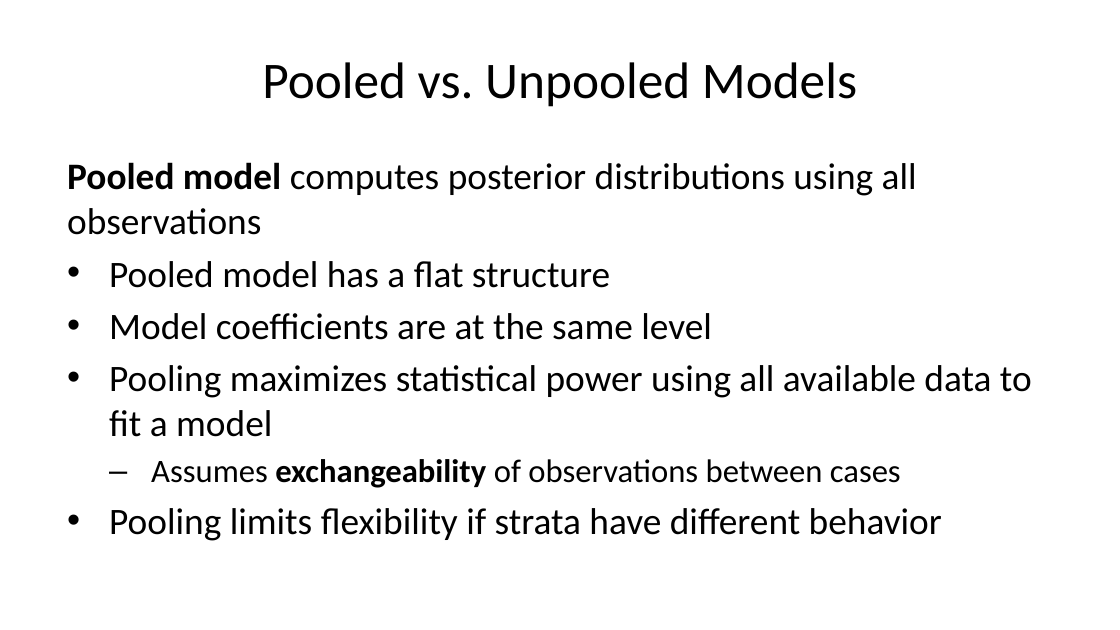
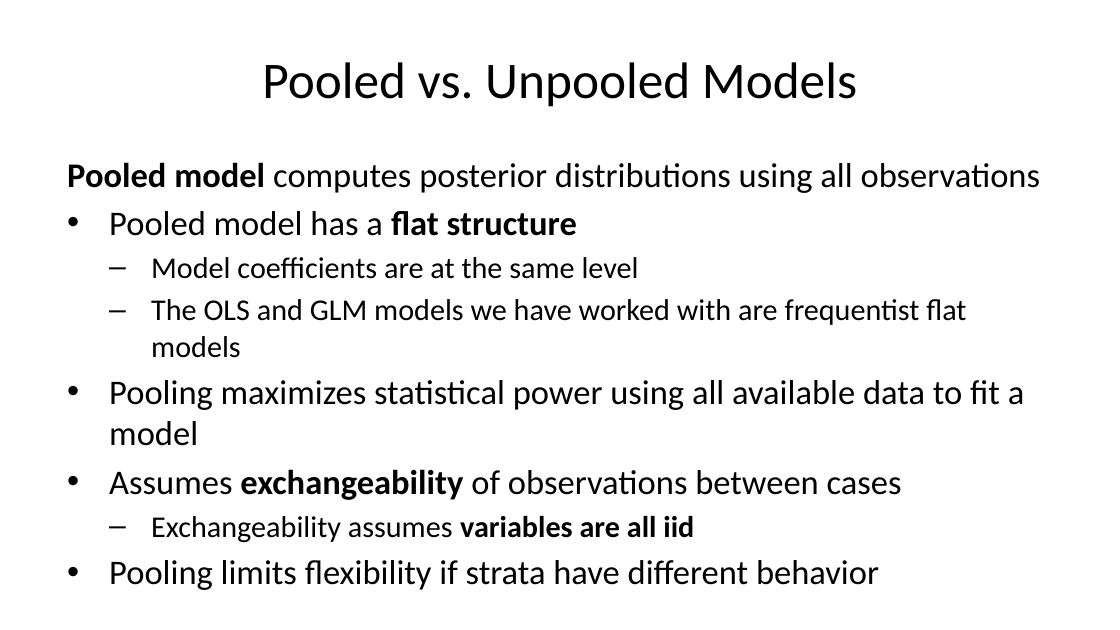
Before and after one commit to StephenElston/CSCI-E-83, a slide deck: slide 4 of LectureSlides/14_HierarchicalBayesModels.pptx. Drawn at 1120x630 pixels with LibreOffice and Linux fonts; fonts in the diff are those of the drawing. Boxes give left, top, right and bottom in pixels: in the first picture for what was removed or moved away, otherwise in the second. Text is boxed around its words. In the diff, an @@ line names an element or a change of style, - is before the commit and + after.

Commit message:
Updated content, corrected slides, fixed typos and animmations

```diff
--- a/LectureSlides/14_HierarchicalBayesModels.pptx
+++ b/LectureSlides/14_HierarchicalBayesModels.pptx
@@ text at (67,162,1041,590): size 24 to 22.2 pt in "Pooled model computes posterior distributions using all ...", "Pooled model has a flat structure", "Pooling maximizes statistical power using all available ...", "Pooling limits flexibility if strata have different ..."; bold on in "flat structure"; size 24 to 19.4 pt in "Model coefficients are at the same level"; size 21 to 22.2 pt in "Assumes exchangeability of observations between cases"; bullet • to –; list level 1 to 2 in "Model coefficients are at the ..."; bullet – to •; list level 2 to 1 in "Assumes exchangeability of observations between ..." @@
@@ text at (151,299,966,358): paragraph added @@
+  – The OLS and GLM models we have worked with are frequentist flat models
@@ text at (151,516,694,543): paragraph added @@
+  – Exchangeability assumes variables are all iid
```
Also in this commit, not shown: 4 other slides changed.
